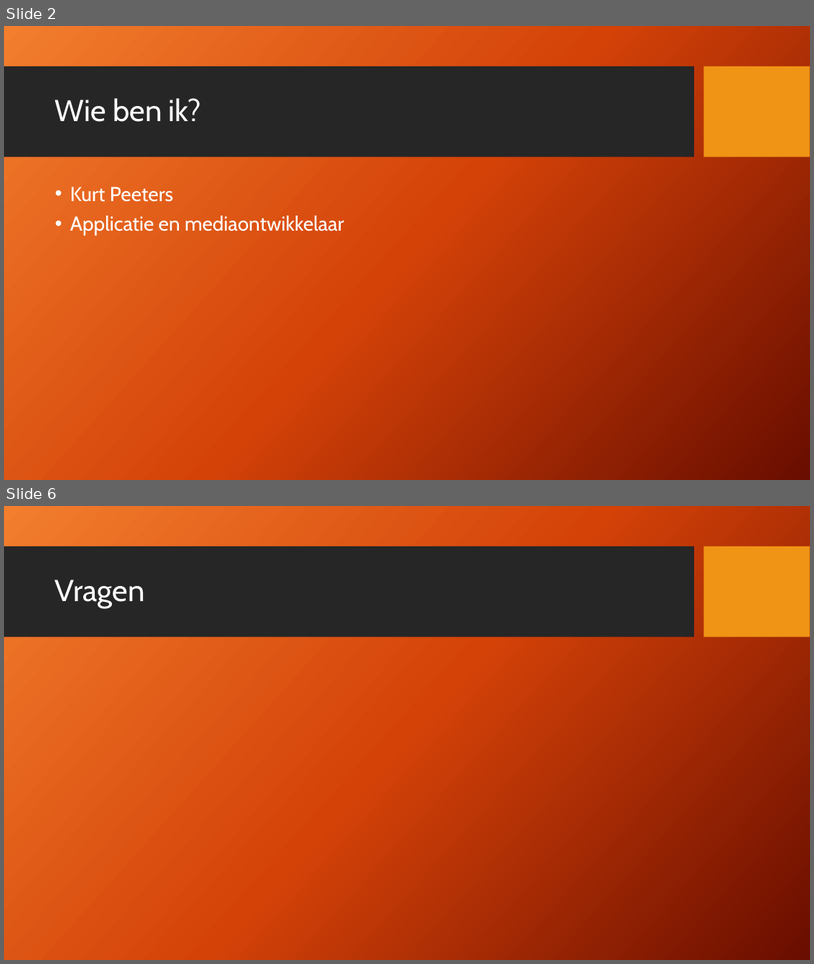
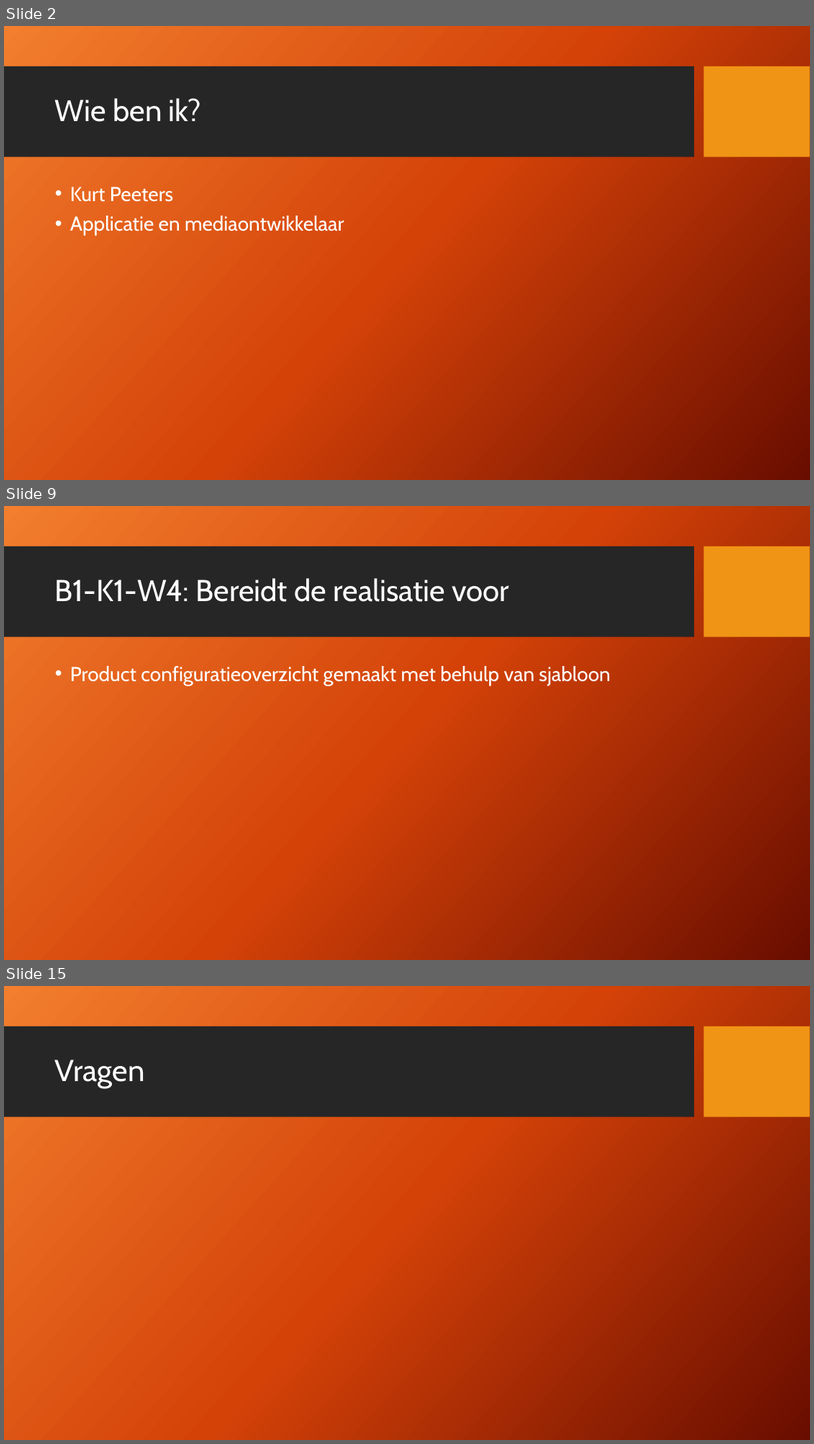
Before and after one commit to Kurtsuside1/Plotter-Data, a slide deck: PVB opdracht.pptx. Shown one above the other, each under a label of ours: slides 2 and 6 before the commit, slides 2, 9 and 15 after it; the slides between them are not shown. The pictures are 814x964 and 814x1444 pixels, drawn with LibreOffice and Linux fonts; fonts in the diff are those of the drawing; background and template pictures are left out. Boxes give left, top, right and bottom in pixels: in the first picture for what was removed or moved away, otherwise in the second. Text is boxed around its words. In the diff, an @@ line names an element or a change of style, - is before the commit and + after.

```diff
--- a/PVB opdracht.pptx
+++ b/PVB opdracht.pptx
@@ slide 9 added at (x1=4, y1=506, x2=810, y2=960), background picture (left out); not listed: 2 template elements that a slide beside it also shows @@
@@ title added at (x1=55, y1=578, x2=509, y2=602), 36 pt, text #FFFFFF @@
+B1-K1-W4: Bereidt de realisatie voor
@@ text added at (x1=70, y1=666, x2=610, y2=685), 24 pt, text #FFFFFF @@
+• Product configuratieoverzicht gemaakt met behulp van sjabloon
@@ what was slide 6 is now slide 15 @@
```
Also in this commit, not shown: 3 slides changed, 8 other slides added, 2 other files.
